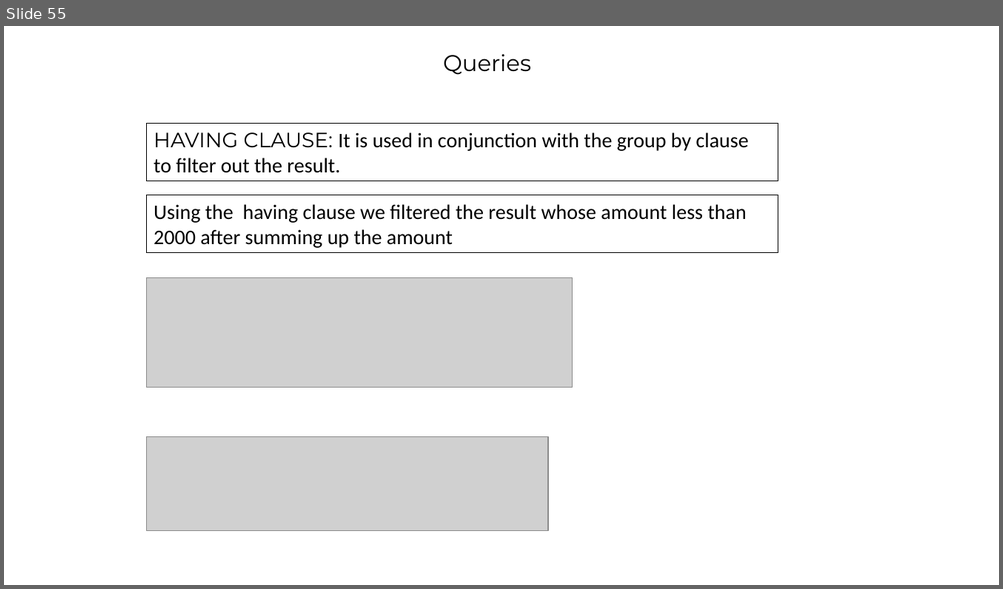
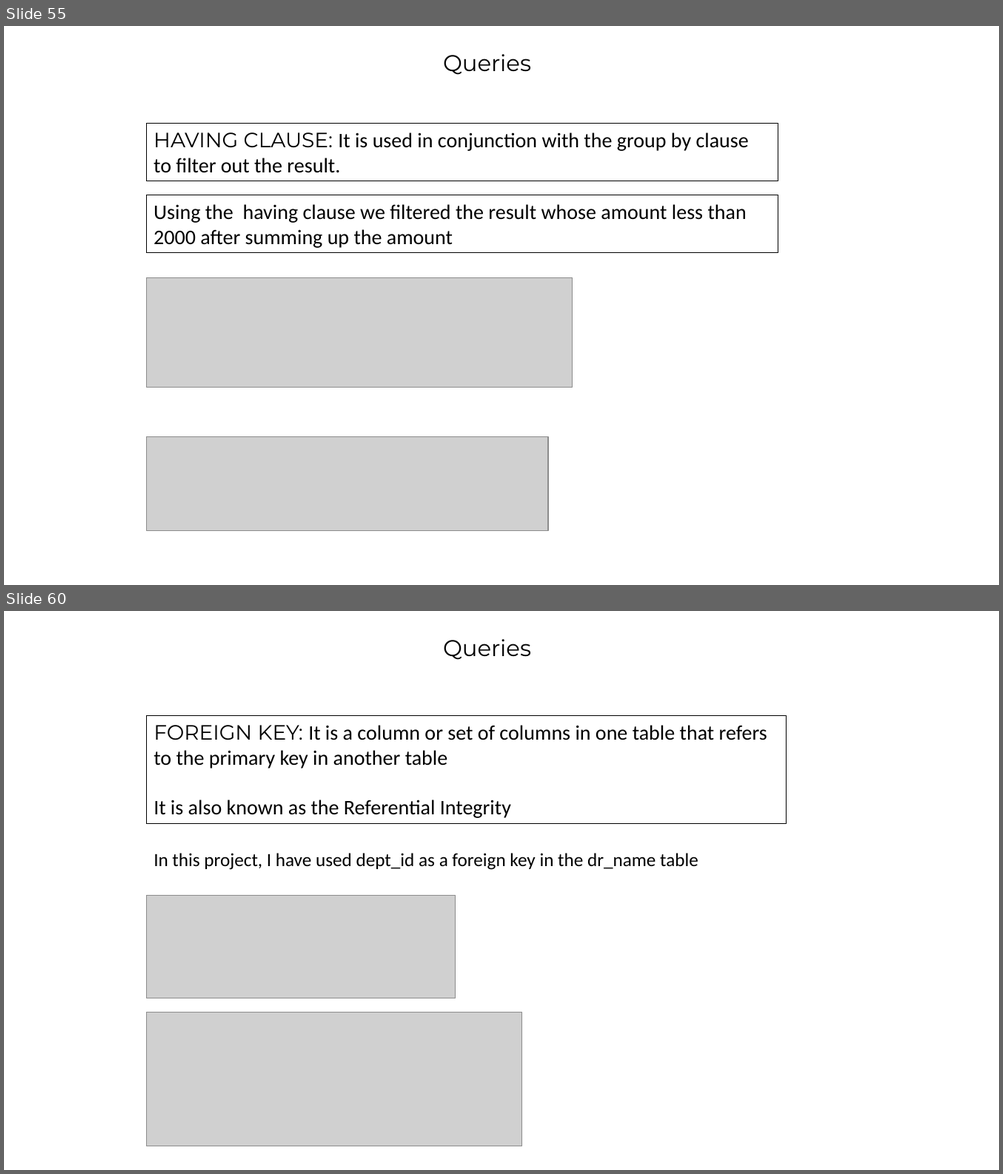
Before and after one commit to barrett28/1_IT-vedant, a slide deck: 4_sql/project''/hospital_management.pptx. Shown one above the other, each under a label of ours: slide 55 before the commit, slides 55 and 60 after it; the slides between them are not shown. The pictures are 1003x589 and 1003x1174 pixels, drawn with LibreOffice and Linux fonts; fonts in the diff are those of the drawing; grey boxes stand for pictures; background and template pictures are left out. Boxes give left, top, right and bottom in pixels: in the first picture for what was removed or moved away, otherwise in the second. Text is boxed around its words. In the diff, an @@ line names an element or a change of style, - is before the commit and + after.

```diff
--- a/4_sql/project''/hospital_management.pptx
+++ b/4_sql/project''/hospital_management.pptx
@@ slide 60 added at box(4, 611, 999, 1170), background picture (left out) @@
@@ text added at box(443, 639, 531, 660), 22 pt, text #000000 @@
+Queries
@@ rectangle added at box(147, 716, 786, 824), outline #000000 0.75 pt, 20 pt, text #000000 @@
+FOREIGN KEY: It is a column or set of columns in one table that refers to the primary key in another table
+It is also known as the Referential Integrity
@@ text added at box(153, 853, 698, 870), 18 pt, text #000000 @@
+In this project, I have used dept_id as a foreign key in the dr_name table
@@ picture added at box(147, 895, 455, 998) @@
@@ picture added at box(147, 1012, 522, 1147) @@
```
Also in this commit, not shown: 11 other slides added, 10 other files.
